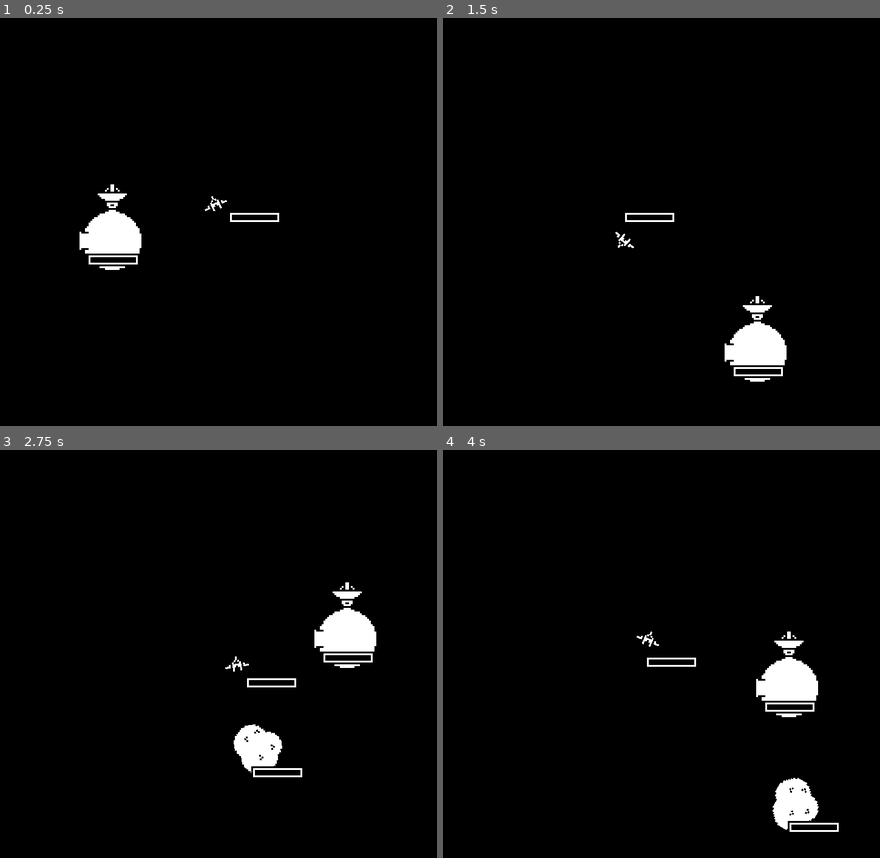
Above: before the commit, frames 1-4 (two rows, left to right).
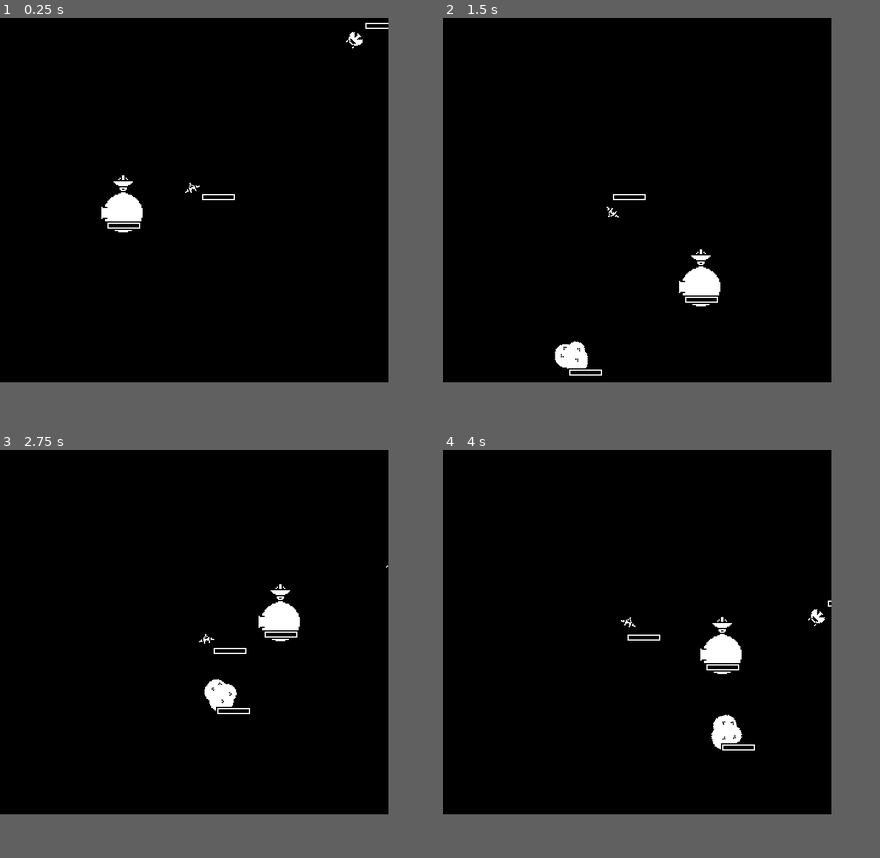
Above: after the commit, the same moments.

Repository: rthurmed/OrbitDefender
Game: Godot game, scene res://src/levels/Main.tscn
Two runs of this game, one before a commit and one after it. Both use one fixed random seed, a clock stepped at 60 frames per second and the inputs below. Sound files missing from this copy of the repository are replaced by a short silence.
Inputs:
- Up to frame 1 (0.25 s): no input
- Up to frame 2 (1.5 s): hold Up (higher) 0.53-1.28 s; tap X (invert) at 1.35 s
- Up to frame 3 (2.75 s): hold Down (lower) from 2.03 s (still down)
- Up to frame 4 (4 s): release Down (lower) at 2.78 s; tap Z (shoot) at 2.85 s; hold Up (higher) from 3.53 s (still down)
In our replay, the window is 720x672 before the commit and 640x600 after it. These sizes can differ from the game's own. Grey fills any space a smaller window leaves; there, only what the larger window draws over its background counts as a difference.

The runs differ from the first frame. In frame 1, 1.9% of the frame differs, in the area x 18-89%, y 1-62%; in frame 2, 2.8%; in frame 3, 3.8%; in frame 4, 3.9%, in the area x 40-91%, y 36-94%.

Commit message:
Increased internal resolution

Diff:
--- a/project.godot
+++ b/project.godot
@@ -43,8 +43,8 @@
 
 [display]
 
-window/size/width=240
-window/size/height=224
+window/size/width=320
+window/size/height=300
 window/size/test_width=720
 window/size/test_height=672
 window/stretch/mode="2d"
